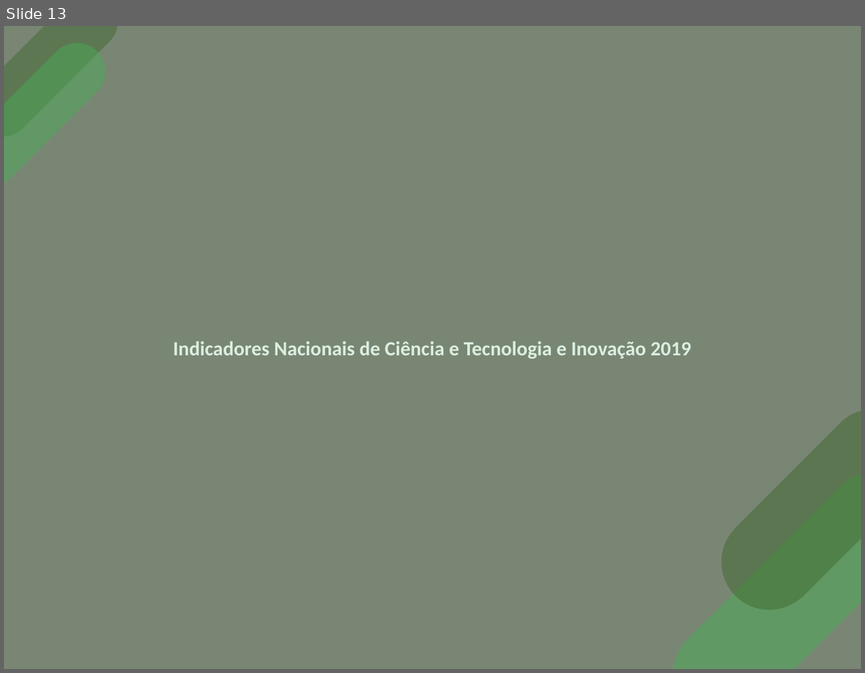
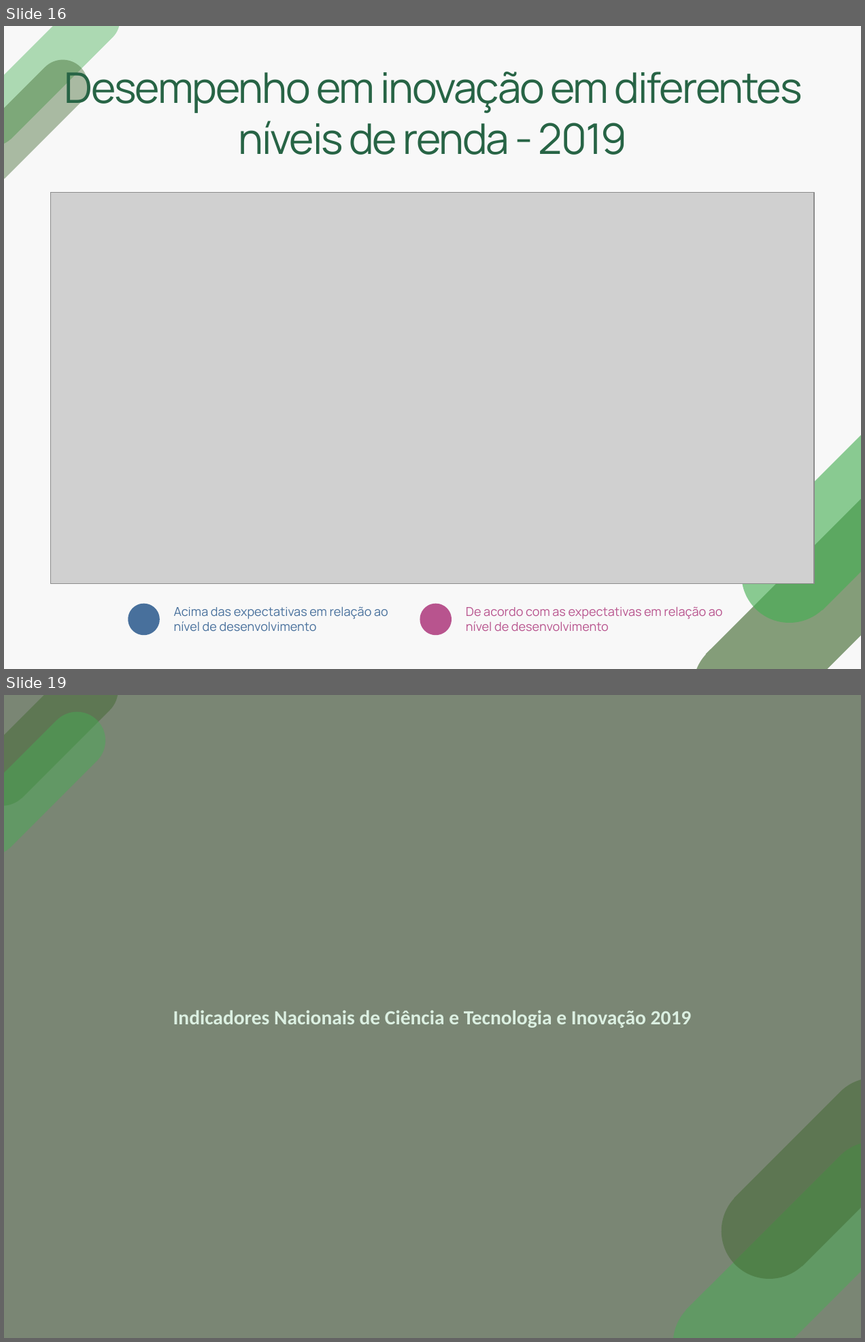
Before and after one commit to josenaldo/apresentacao-sbg-2020, a slide deck: apresentacao-sbg-2020.pptx. Shown one above the other, each under a label of ours: slide 13 before the commit, slides 16 and 19 after it; the slides between them are not shown. The pictures are 865x673 and 865x1342 pixels, drawn with LibreOffice and Linux fonts; fonts in the diff are those of the drawing; grey boxes stand for pictures; background and template pictures are left out. Boxes give left, top, right and bottom in pixels: in the first picture for what was removed or moved away, otherwise in the second. Text is boxed around its words. In the diff, an @@ line names an element or a change of style, - is before the commit and + after.

```diff
--- a/apresentacao-sbg-2020.pptx
+++ b/apresentacao-sbg-2020.pptx
@@ slide 16 added at <box>4,26,861,669</box>, background #F8F8F8 @@
@@ freeform shape added at <box>4,26,131,157</box>, fill #45AF53 at 42% opacity @@
@@ freeform shape added at <box>4,50,99,196</box>, fill #3E662C at 42% opacity @@
@@ title added at <box>65,64,802,155</box>, 37.8 pt, text #276445 @@
+Desempenho em inovação em diferentes níveis de renda - 2019
@@ picture added at <box>50,192,813,584</box> @@
@@ freeform shape added at <box>721,401,861,642</box>, fill #45AF53 at 62% opacity @@
@@ freeform shape added at <box>672,465,861,669</box>, fill #3E662C at 62% opacity @@
@@ ellipse added at <box>128,603,159,634</box>, fill #48709C @@
@@ text added at <box>174,606,388,631</box>, 11 pt, text #48709C @@
+Acima das expectativas em relação ao nível de desenvolvimento
@@ ellipse added at <box>420,603,451,634</box>, fill #B8548E @@
@@ text added at <box>466,606,723,631</box>, 11 pt, text #B8548E @@
+De acordo com as expectativas em relação ao nível de desenvolvimento
@@ what was slide 13 is now slide 19 @@
```
Also in this commit, not shown: 5 other slides added, 5 other files.
